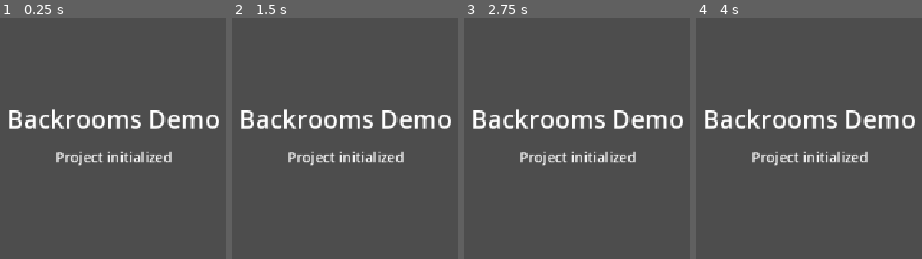
Above: before the commit, frames 1-4 (left to right).
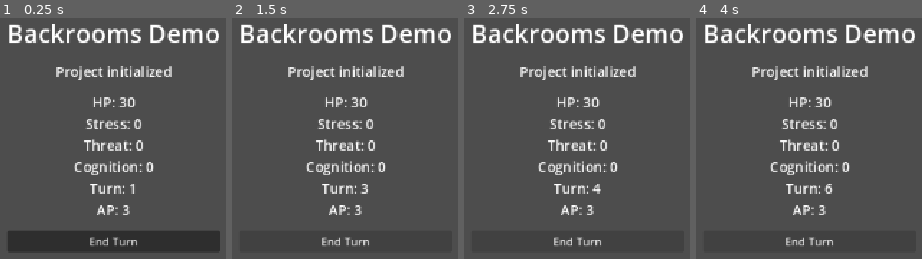
Above: after the commit, the same moments.

Repository: ytmTragodie/Backrooms
Game: Godot game, scene res://scenes/main/Main.tscn
The game is run twice, just before and just after one commit, with the same random seed, the same clock (stepped at 60 frames per second) and the same inputs.
Inputs (mouse positions are in pixels of both pictures, inside the frame that each line leads up to):
- Up to frame 1 (0.25 s): no input
- Up to frame 2 (1.5 s): click (345, 242) at 0.5 s, where only the run after the commit has a clickable "End Turn"; click (345, 242) at 1.25 s, where only the run after the commit has a clickable "End Turn"
- Up to frame 3 (2.75 s): click (577, 242) at 2 s, where only the run after the commit has a clickable "End Turn"
- Up to frame 4 (4 s): tap Enter at 2.75 s; tap Space at 3.5 s

The runs differ from the first frame. In frame 1, 19% of the frame differs, in the area x 3-98%, y 2-97%; in frame 2, 12%; in frame 3, 12%; in frame 4, 12%.

Commit message:
feat:p1 run state and turn manager

Diff:
--- a/scenes/main/Main.tscn
+++ b/scenes/main/Main.tscn
@@ -1,6 +1,7 @@
-[gd_scene load_steps=2 format=3]
+[gd_scene load_steps=3 format=3]
 
 [ext_resource type="Script" path="res://scripts/ui/main.gd" id="1_main"]
+[ext_resource type="Script" path="res://scripts/turns/turn_manager.gd" id="2_turns"]
 
 [node name="Main" type="Control"]
 layout_mode = 3
@@ -10,6 +11,9 @@
 grow_horizontal = 2
 grow_vertical = 2
 script = ExtResource("1_main")
+
+[node name="TurnManager" type="Node" parent="."]
+script = ExtResource("2_turns")
 
 [node name="CenterContainer" type="CenterContainer" parent="."]
 layout_mode = 1
@@ -34,3 +38,14 @@
 theme_override_font_sizes/font_size = 20
 text = "Project initialized"
 horizontal_alignment = 1
+
+[node name="RunStats" type="Label" parent="CenterContainer/Messages"]
+unique_name_in_owner = true
+layout_mode = 2
+theme_override_font_sizes/font_size = 20
+horizontal_alignment = 1
+
+[node name="EndTurn" type="Button" parent="CenterContainer/Messages"]
+unique_name_in_owner = true
+layout_mode = 2
+text = "End Turn"
--- /dev/null
+++ b/scripts/run/run_state.gd
@@ -0,0 +1,12 @@
+class_name RunState
+extends RefCounted
+
+const AP_PER_TURN: int = 3
+
+var player_hp: int = 30
+var stress: int = 0
+# Phase 1 placeholders; these values belong to FloorState when floors are added.
+var threat: int = 0
+var cognition: int = 0
+var turn_number: int = 1
+var ap: int = AP_PER_TURN
--- /dev/null
+++ b/scripts/turns/turn_manager.gd
@@ -0,0 +1,25 @@
+class_name TurnManager
+extends Node
+
+signal turn_started(turn_number: int)
+
+var run_state: RunState = RunState.new()
+
+
+func _ready() -> void:
+	_announce_turn_start()
+
+
+func end_turn() -> void:
+	var ended_turn: int = run_state.turn_number
+	run_state.turn_number += 1
+	run_state.ap = RunState.AP_PER_TURN
+	if OS.is_debug_build():
+		print("[TURN] end turn=%d" % ended_turn)
+	_announce_turn_start()
+
+
+func _announce_turn_start() -> void:
+	if OS.is_debug_build():
+		print("[TURN] start turn=%d ap=%d" % [run_state.turn_number, run_state.ap])
+	turn_started.emit(run_state.turn_number)
--- a/scripts/ui/main.gd
+++ b/scripts/ui/main.gd
@@ -1,5 +1,28 @@
 extends Control
+
+@onready var _turn_manager: TurnManager = $TurnManager
+@onready var _stats_label: Label = %RunStats
+@onready var _end_turn_button: Button = %EndTurn
 
 
 func _ready() -> void:
+	_turn_manager.turn_started.connect(_on_turn_started)
+	_end_turn_button.pressed.connect(_turn_manager.end_turn)
+	_refresh_state()
 	print("[APP] Project initialized")
+
+
+func _on_turn_started(_turn_number: int) -> void:
+	_refresh_state()
+
+
+func _refresh_state() -> void:
+	var state: RunState = _turn_manager.run_state
+	_stats_label.text = "HP: %d\nStress: %d\nThreat: %d\nCognition: %d\nTurn: %d\nAP: %d" % [
+		state.player_hp,
+		state.stress,
+		state.threat,
+		state.cognition,
+		state.turn_number,
+		state.ap,
+	]
--- /dev/null
+++ b/tests/phase_1_validation.gd
@@ -0,0 +1,93 @@
+extends SceneTree
+
+const MAIN_SCENE: PackedScene = preload("res://scenes/main/Main.tscn")
+
+var _failures: int = 0
+var _observed_turns: Array[int] = []
+var _manager: TurnManager
+
+
+func _initialize() -> void:
+	call_deferred("_run_validation")
+
+
+func _run_validation() -> void:
+	_test_initial_state()
+	_test_turn_lifecycle()
+	_test_main_scene()
+	if _failures == 0:
+		print("[TEST] PASS Phase 1: initial state, AP reset, repeated turns, independent runs, signals, UI commands")
+	else:
+		push_error("[TEST] FAIL Phase 1: %d checks failed" % _failures)
+	quit(0 if _failures == 0 else 1)
+
+
+func _test_initial_state() -> void:
+	var state: RunState = RunState.new()
+	_check(state.player_hp == 30, "New run starts at 30 HP")
+	_check(state.stress == 0, "New run starts at 0 Stress")
+	_check(state.threat == 0, "New run starts at 0 Threat")
+	_check(state.cognition == 0, "New run starts at 0 Cognition")
+	_check(state.turn_number == 1, "New run starts at turn 1")
+	_check(state.ap == 3, "New run starts at 3 AP")
+
+
+func _test_turn_lifecycle() -> void:
+	_manager = TurnManager.new()
+	_manager.turn_started.connect(_on_turn_started)
+	root.add_child(_manager)
+	_check(_observed_turns == [1], "Entering the tree announces turn 1 once")
+	var state: RunState = _manager.run_state
+	# Fixtures simulate spent AP until actions exist; production UI never writes state.
+	state.ap = 0
+	_manager.end_turn()
+	_check(state.turn_number == 2, "End Turn advances exactly one turn")
+	_check(state.ap == 3, "End Turn restores exhausted AP to 3")
+	_check(_observed_turns == [1, 2], "End Turn announces the committed next turn once")
+	state.ap = 1
+	_manager.end_turn()
+	_check(state.ap == 3, "Unused AP does not carry over")
+	for expected_turn: int in range(4, 11):
+		_manager.end_turn()
+		_check(state.turn_number == expected_turn, "Repeated End Turn advances once per command")
+		_check(state.ap == 3, "Repeated End Turn always resets AP")
+	_check(_observed_turns.size() == 10, "One turn-start notification per turn")
+	_check(state.player_hp == 30 and state.stress == 0, "Ending turns preserves HP and Stress")
+	_check(state.threat == 0 and state.cognition == 0, "Phase 1 has no automatic Threat or Cognition rules")
+	# Changing a fixture must not contaminate another run's state.
+	state.player_hp = 12
+	var other_manager: TurnManager = TurnManager.new()
+	_check(other_manager.run_state != state, "Each manager owns an independent RunState")
+	_check(other_manager.run_state.player_hp == 30, "A second run has fresh HP")
+	_check(other_manager.run_state.turn_number == 1 and other_manager.run_state.ap == 3, "A second run has fresh turn and AP")
+	other_manager.free()
+	_manager.free()
+
+
+func _on_turn_started(turn_number: int) -> void:
+	_observed_turns.append(turn_number)
+	_check(_manager.run_state.turn_number == turn_number, "Signal observers read the committed turn")
+	_check(_manager.run_state.ap == 3, "AP is restored before UI notification")
+
+
+func _test_main_scene() -> void:
+	var main: Control = MAIN_SCENE.instantiate() as Control
+	root.add_child(main)
+	var manager: TurnManager = main.get_node("TurnManager") as TurnManager
+	var stats: Label = main.get_node("CenterContainer/Messages/RunStats") as Label
+	var end_turn: Button = main.get_node("CenterContainer/Messages/EndTurn") as Button
+	_check(stats.text == "HP: 30\nStress: 0\nThreat: 0\nCognition: 0\nTurn: 1\nAP: 3", "UI reads the initial domain state")
+	manager.run_state.ap = 0
+	end_turn.pressed.emit()
+	_check(manager.run_state.turn_number == 2 and manager.run_state.ap == 3, "Button forwards End Turn to the manager")
+	_check(stats.text == "HP: 30\nStress: 0\nThreat: 0\nCognition: 0\nTurn: 2\nAP: 3", "UI refreshes from state after the command")
+	end_turn.pressed.emit()
+	_check(manager.run_state.turn_number == 3, "A second button press advances once")
+	_check(stats.text.contains("Turn: 3"), "UI stays synchronized on repeated commands")
+	main.free()
+
+
+func _check(condition: bool, message: String) -> void:
+	if not condition:
+		_failures += 1
+		push_error("[TEST] %s" % message)
Not shown, added: scripts/run/run_state.gd.uid
Not shown, added: scripts/turns/turn_manager.gd.uid
Not shown, added: tests/phase_1_validation.gd.uid
Not shown, changed: Readme.md
